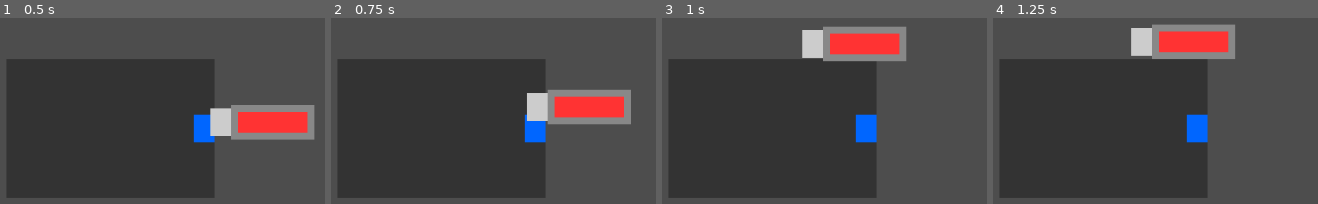
Above: before the commit, frames 1-4 (left to right).
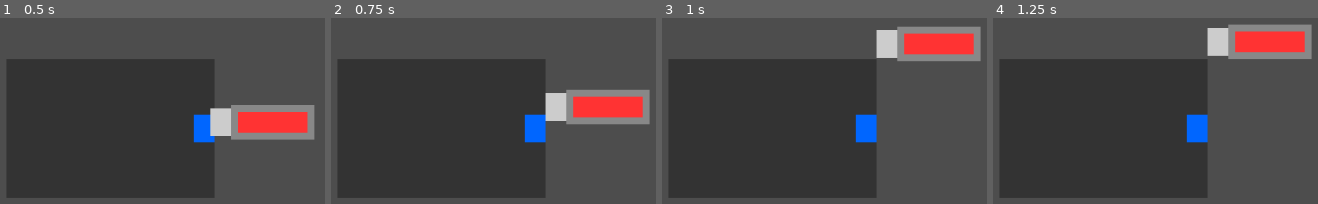
Above: after the commit, the same moments.

Repository: Vigoreum/prototype
Game: Godot game, scene res://scenes/minigame_usb.tscn
The game is run twice, just before and just after one commit, with the same random seed, the same clock (stepped at 60 frames per second) and the same inputs. This scene is started directly instead of the project's main scene.
Inputs (mouse positions are in pixels of both pictures, inside the frame that each line leads up to):
- Up to frame 1 (0.5 s): no input
- Up to frame 2 (0.75 s): tap Enter (ui_accept) at 0.5 s; drag from (604, 122) to (522, 29) at 0.52 s
- Up to frame 3 (1 s): no input
- Up to frame 4 (1.25 s): no input

Frame 1 is identical in both runs. In frame 2, 3.5% of the frame differs, in the area x 60-99%, y 38-57%; in frame 3, 9.5%; in frame 4, 9.6%, in the area x 42-99%, y 3-23%.

Commit message:
USB minigame core mechanics
- USB with drag and rotation (flip with space)
- Random orientation (face color + connector side)
- Notebook with random port position
- Physics-based collision (CharacterBody2D + StaticBody2D)
- USB connects to port when correctly oriented
- Smooth slide along notebook border
- Re-checks connection when flipping while in port area

Diff:
--- a/scenes/minigame_usb.tscn
+++ b/scenes/minigame_usb.tscn
@@ -2,6 +2,15 @@
 
 [ext_resource type="Script" uid="uid://bongnjubpdh5r" path="res://scripts/usb.gd" id="1_384yc"]
 [ext_resource type="Script" uid="uid://hnp0ohurkdn2" path="res://scripts/notebook.gd" id="2_btnsq"]
+
+[sub_resource type="RectangleShape2D" id="RectangleShape2D_btnsq"]
+size = Vector2(300, 200)
+
+[sub_resource type="RectangleShape2D" id="RectangleShape2D_3ece1"]
+size = Vector2(50, 40)
+
+[sub_resource type="RectangleShape2D" id="RectangleShape2D_gyaqt"]
+size = Vector2(180, 50)
 
 [sub_resource type="RectangleShape2D" id="RectangleShape2D_no8j4"]
 size = Vector2(120, 50)
@@ -25,7 +34,17 @@
 offset_bottom = 40.0
 color = Color(0, 0.4, 1, 1)
 
-[node name="USB" type="Node2D" parent="." unique_id=928305446]
+[node name="Solid" type="StaticBody2D" parent="Notebook" unique_id=429155103]
+
+[node name="CollisionShape2D" type="CollisionShape2D" parent="Notebook/Solid" unique_id=231401488]
+shape = SubResource("RectangleShape2D_btnsq")
+
+[node name="PortArea" type="Area2D" parent="Notebook" unique_id=424079023]
+
+[node name="CollisionShape2D" type="CollisionShape2D" parent="Notebook/PortArea" unique_id=834351383]
+shape = SubResource("RectangleShape2D_3ece1")
+
+[node name="USB" type="CharacterBody2D" parent="." unique_id=1188663404]
 position = Vector2(576, 324)
 script = ExtResource("1_384yc")
 
@@ -53,6 +72,9 @@
 mouse_filter = 2
 color = Color(0.8, 0.8, 0.8, 1)
 
+[node name="BodyCollision" type="CollisionShape2D" parent="USB" unique_id=1076650748]
+shape = SubResource("RectangleShape2D_gyaqt")
+
 [node name="Area" type="Area2D" parent="USB" unique_id=837389692]
 
 [node name="CollisionShape2D" type="CollisionShape2D" parent="USB/Area" unique_id=1017546957]
--- a/scripts/notebook.gd
+++ b/scripts/notebook.gd
@@ -1,20 +1,29 @@
 extends Node2D
 
 @onready var port: ColorRect = $Port
+@onready var port_area: Area2D = $PortArea
 
-# true = puerto a la derecha del notebook, false = a la izquierda
+# Señal que se emite cuando el USB se conecta correctamente
+signal usb_connected
+
+# Estado del notebook
 var port_on_right: bool = true
 
-# Posiciones del puerto según el lado
-# El body del notebook va de x = -150 a x = 150 (ancho 300, centrado)
-# El port mide 30 px de ancho y 40 px de alto
+# Posiciones del Port (cuadrado azul) según el lado
+# El body del notebook mide 300, va de -150 a 150
 const PORT_POSITION_RIGHT: Vector2 = Vector2(120, -20)
 const PORT_POSITION_LEFT: Vector2 = Vector2(-150, -20)
+
+# Posiciones del PortArea (área de detección del USB) según el lado
+# Lo ponemos extendido hacia afuera del notebook para detectar la entrada del USB
+const PORT_AREA_POSITION_RIGHT: Vector2 = Vector2(170, 0)
+const PORT_AREA_POSITION_LEFT: Vector2 = Vector2(-170, 0)
 
 
 func _ready() -> void:
 	randomize_port_side()
 	update_port_position()
+	port_area.body_entered.connect(_on_port_area_body_entered)
 
 
 func randomize_port_side() -> void:
@@ -24,15 +33,25 @@
 func update_port_position() -> void:
 	if port_on_right:
 		port.position = PORT_POSITION_RIGHT
+		port_area.position = PORT_AREA_POSITION_RIGHT
 	else:
 		port.position = PORT_POSITION_LEFT
+		port_area.position = PORT_AREA_POSITION_LEFT
 
 
-# Función pública para que el USB consulte si está bien orientado
+# Función pública para que el USB consulte el lado del puerto
 func is_port_on_right() -> bool:
 	return port_on_right
 
 
-# Función pública para obtener la posición global del puerto (para detección de proximidad)
+# Devuelve la posición global del CENTRO del Port (cuadrado azul)
 func get_port_global_position() -> Vector2:
 	return port.global_position + port.size / 2
+
+
+# Se llama cuando un cuerpo físico entra en el área del puerto
+func _on_port_area_body_entered(body: Node2D) -> void:
+	# Verificar si es un USB bien orientado
+	if body.has_method("is_correctly_oriented") and body.is_correctly_oriented():
+		body.connect_to_port(get_port_global_position())
+		usb_connected.emit()
--- a/scripts/usb.gd
+++ b/scripts/usb.gd
@@ -1,4 +1,4 @@
-extends Node2D
+extends CharacterBody2D
 
 # Referencias a nodos hijos
 @onready var front_face: ColorRect = $FrontFace
@@ -8,8 +8,8 @@
 
 # Constantes
 const DRAG_SMOOTHNESS: float = 0.15
-const COLOR_FRONT: Color = Color("0066FF")
-const COLOR_BACK: Color = Color("FF3333")
+const COLOR_FRONT: Color = Color("0066FF")  # azul (cara correcta)
+const COLOR_BACK: Color = Color("FF3333")   # rojo (cara incorrecta)
 
 # Constantes para la posición inicial aleatoria
 const SCREEN_WIDTH: float = 1152.0
@@ -24,6 +24,7 @@
 var is_flipped: bool = false
 var connector_on_right: bool = true
 var drag_offset: Vector2 = Vector2.ZERO
+var is_connected: bool = false
 
 
 func _ready() -> void:
@@ -34,21 +35,31 @@
 
 
 func _process(delta: float) -> void:
+	if is_connected:
+		return
 	if is_grabbed:
 		var target_position = get_global_mouse_position() - drag_offset
-		global_position = global_position.lerp(target_position, DRAG_SMOOTHNESS * delta * 60.0)
+		var new_position = global_position.lerp(target_position, DRAG_SMOOTHNESS * delta * 60.0)
+		var motion = new_position - global_position
+		velocity = motion / delta
+		move_and_slide()
+	else:
+		velocity = Vector2.ZERO
 
 
 func _input(event: InputEvent) -> void:
+	if is_connected:
+		return
 	if event is InputEventMouseButton:
 		if event.button_index == MOUSE_BUTTON_LEFT and not event.pressed:
 			is_grabbed = false
-
 	if is_grabbed and event.is_action_pressed("space_bar"):
 		flip()
 
 
 func _on_area_input_event(_viewport: Node, event: InputEvent, _shape_idx: int) -> void:
+	if is_connected:
+		return
 	if event is InputEventMouseButton:
 		if event.button_index == MOUSE_BUTTON_LEFT and event.pressed:
 			is_grabbed = true
@@ -57,7 +68,6 @@
 
 func randomize_orientation() -> void:
 	is_flipped = randi() % 2 == 0
-	# Conector siempre en el lado opuesto al puerto del notebook
 	connector_on_right = not notebook.is_port_on_right()
 
 
@@ -66,16 +76,16 @@
 	var new_pos: Vector2 = Vector2.ZERO
 
 	match zone:
-		0:
+		0:  # Izquierda del notebook
 			new_pos.x = randf_range(SCREEN_MARGIN, NOTEBOOK_CENTER.x - NOTEBOOK_HALF_WIDTH)
 			new_pos.y = randf_range(SCREEN_MARGIN, SCREEN_HEIGHT - SCREEN_MARGIN)
-		1:
+		1:  # Derecha del notebook
 			new_pos.x = randf_range(NOTEBOOK_CENTER.x + NOTEBOOK_HALF_WIDTH, SCREEN_WIDTH - SCREEN_MARGIN)
 			new_pos.y = randf_range(SCREEN_MARGIN, SCREEN_HEIGHT - SCREEN_MARGIN)
-		2:
+		2:  # Arriba del notebook
 			new_pos.x = randf_range(SCREEN_MARGIN, SCREEN_WIDTH - SCREEN_MARGIN)
 			new_pos.y = randf_range(SCREEN_MARGIN, NOTEBOOK_CENTER.y - NOTEBOOK_HALF_HEIGHT)
-		3:
+		3:  # Abajo del notebook
 			new_pos.x = randf_range(SCREEN_MARGIN, SCREEN_WIDTH - SCREEN_MARGIN)
 			new_pos.y = randf_range(NOTEBOOK_CENTER.y + NOTEBOOK_HALF_HEIGHT, SCREEN_HEIGHT - SCREEN_MARGIN)
 
@@ -85,15 +95,74 @@
 func flip() -> void:
 	is_flipped = not is_flipped
 	update_visuals()
+	check_connection_after_flip()
+
+
+func check_connection_after_flip() -> void:
+	# Si tras rotar la orientación no es correcta, no hay nada que hacer
+	if not is_correctly_oriented():
+		return
+
+	# Obtener el PortArea desde el notebook
+	var port_area: Area2D = notebook.get_node("PortArea")
+
+	# Verificar si este USB está actualmente dentro del área del puerto
+	var overlapping_bodies: Array = port_area.get_overlapping_bodies()
+	if self in overlapping_bodies:
+		connect_to_port(notebook.get_port_global_position())
 
 
 func update_visuals() -> void:
+	# Actualizar color de la cara
 	if is_flipped:
 		front_face.color = COLOR_BACK
 	else:
 		front_face.color = COLOR_FRONT
 
+	# Actualizar posición del conector según el lado (fija desde el inicio)
 	if connector_on_right:
 		connector.position.x = 60
 	else:
 		connector.position.x = -90
+
+
+func is_correctly_oriented() -> bool:
+	# Cara debe ser azul
+	if is_flipped:
+		return false
+
+	# El conector debe estar en el lado opuesto al puerto del notebook
+	var port_is_on_right: bool = notebook.is_port_on_right()
+	if port_is_on_right and connector_on_right:
+		return false
+	if not port_is_on_right and not connector_on_right:
+		return false
+
+	return true
+
+
+func connect_to_port(port_global_pos: Vector2) -> void:
+	if is_connected:
+		return
+	is_connected = true
+	is_grabbed = false
+
+	# Calcular la posición final del USB para que el conector quede centrado en el puerto.
+	# El centro del conector está a 75 px del centro del USB (en eje X).
+	var target: Vector2 = port_global_pos
+	if connector_on_right:
+		# Conector a la derecha del USB → el centro del USB queda 75 px a la izquierda del puerto
+		target.x -= 75
+	else:
+		# Conector a la izquierda del USB → el centro del USB queda 75 px a la derecha del puerto
+		target.x += 75
+
+	# Animar la entrada con una pausa breve seguida de la introducción completa
+	var tween = create_tween()
+	tween.tween_interval(0.1)
+	tween.tween_property(self, "global_position", target, 0.4).set_trans(Tween.TRANS_QUAD).set_ease(Tween.EASE_OUT)
+	tween.tween_callback(_on_connected_complete)
+
+
+func _on_connected_complete() -> void:
+	print("USB conectado correctamente! 🎉")
